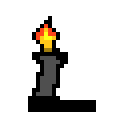
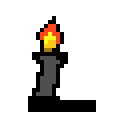
Comparing the layer stacks of the two w=128, h=128 images. Changes:
added layer "Flicker1" above "Flicker0" over [32, 16, 64, 48]
renamed "Layer 1" to "Flicker0", hid it over [32, 16, 64, 48]
